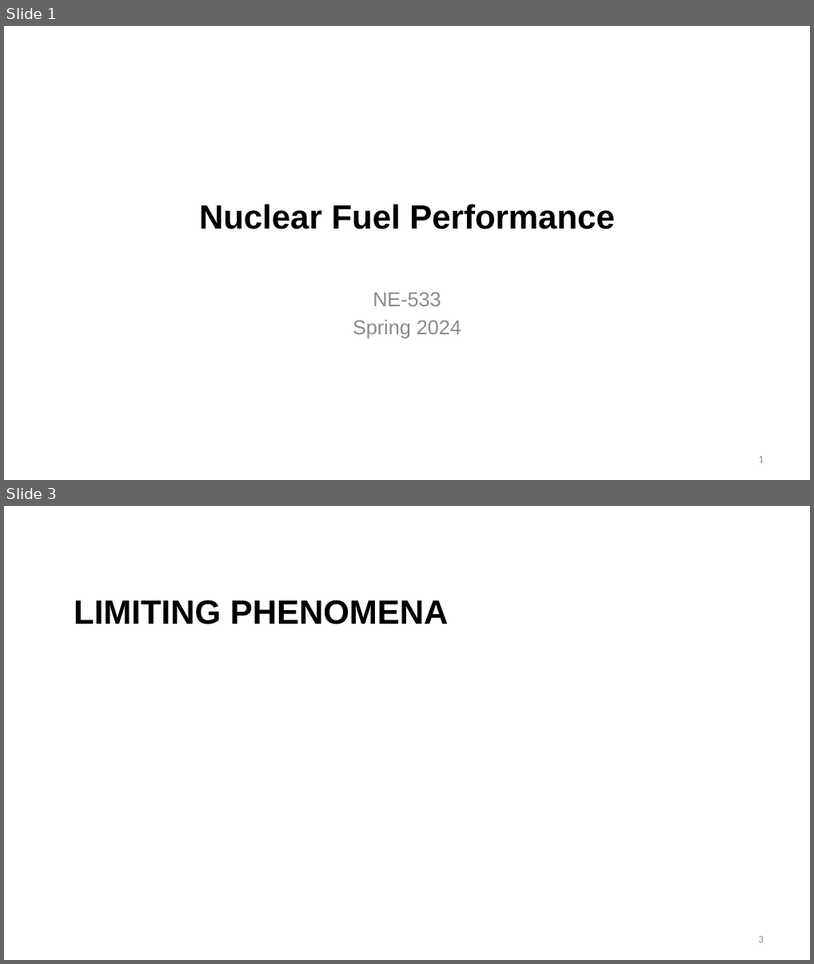
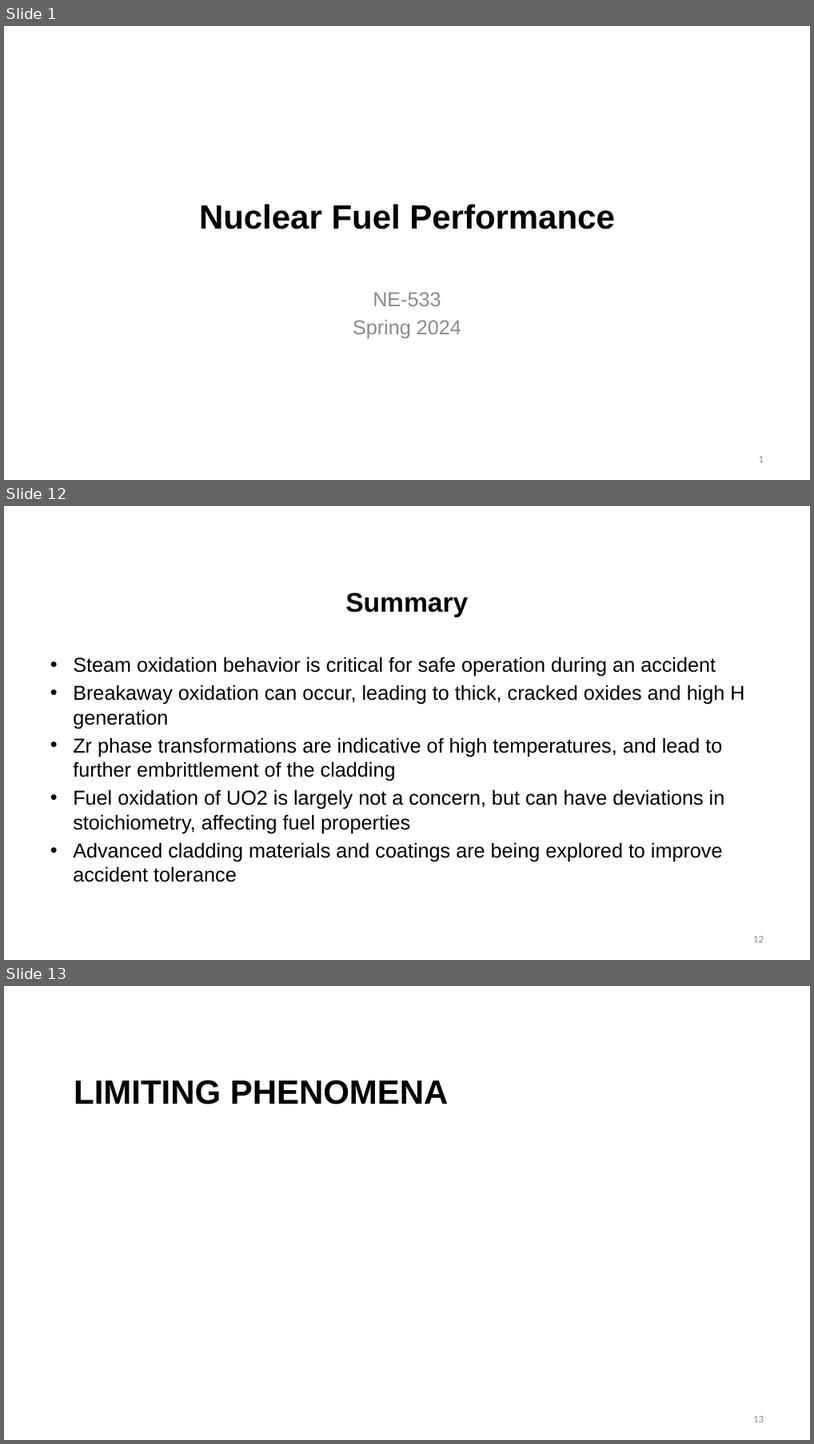
Before and after one commit to benbeeler/TEACHING, a slide deck: Nuclear_Fuel_Performance/NE533_Spring2024/Section4/Lec18_Limits_WaterChem.pptx. Shown one above the other, each under a label of ours: slides 1 and 3 before the commit, slides 1, 12 and 13 after it; the slides between them are not shown. The pictures are 814x964 and 814x1444 pixels, drawn with LibreOffice and Linux fonts; fonts in the diff are those of the drawing; background and template pictures are left out. Boxes give left, top, right and bottom in pixels: in the first picture for what was removed or moved away, otherwise in the second. Text is boxed around its words. In the diff, an @@ line names an element or a change of style, - is before the commit and + after.

```diff
--- a/Nuclear_Fuel_Performance/NE533_Spring2024/Section4/Lec18_Limits_WaterChem.pptx
+++ b/Nuclear_Fuel_Performance/NE533_Spring2024/Section4/Lec18_Limits_WaterChem.pptx
@@ slide 12 added at (4, 506, 810, 960), background #FFFFFF @@
@@ title added at (346, 592, 468, 617), 32 pt, text #000000, bold @@
+Summary
@@ text added at (73, 656, 745, 882), 24 pt, text #000000 @@
+• Steam oxidation behavior is critical for safe operation during an accident
+• Breakaway oxidation can occur, leading to thick, cracked oxides and high H generation
+• Zr phase transformations are indicative of high temperatures, and lead to further embrittlement of the cladding
+• Fuel oxidation of UO2 is largely not a concern, but can have deviations in stoichiometry, affecting fuel properties
+• Advanced cladding materials and coatings are being explored to improve accident tolerance
@@ page number added at (754, 936, 764, 942), 12 pt, text #8C8C8C @@
+12
@@ what was slide 3 is now slide 13 @@
@@ page number at (754, 1416, 764, 1422): text changed @@
-3
+13
```
Also in this commit, not shown: 6 slides changed, 11 other slides added, 14 other files.
